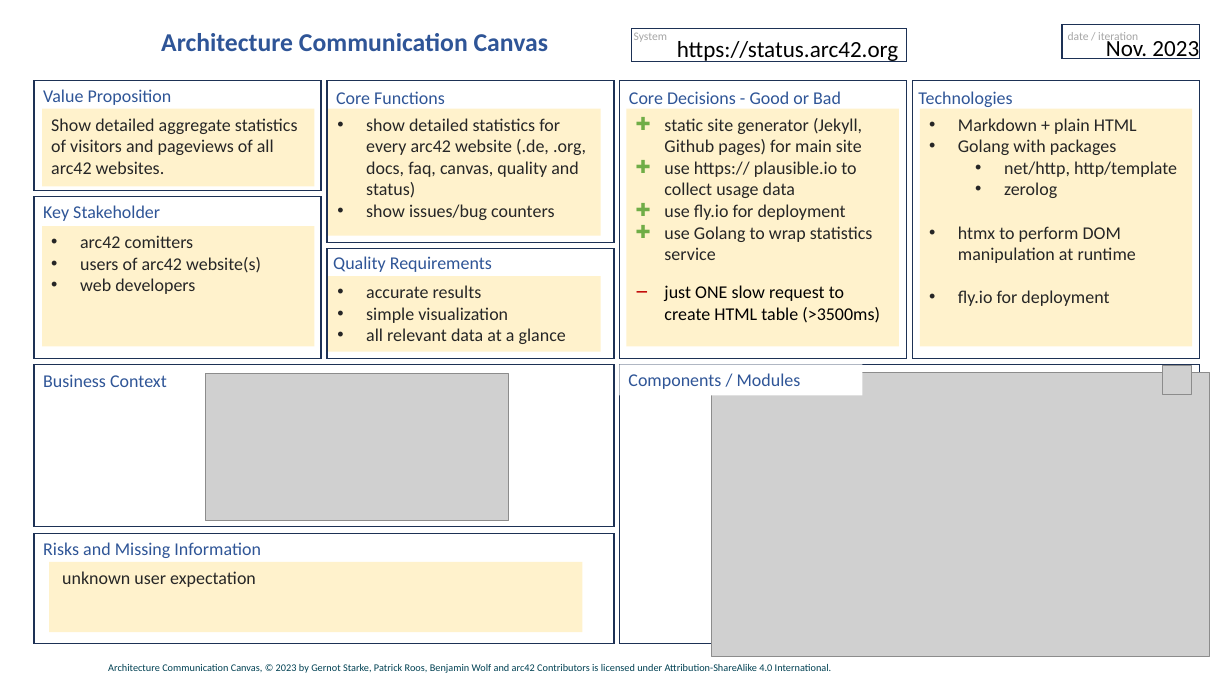
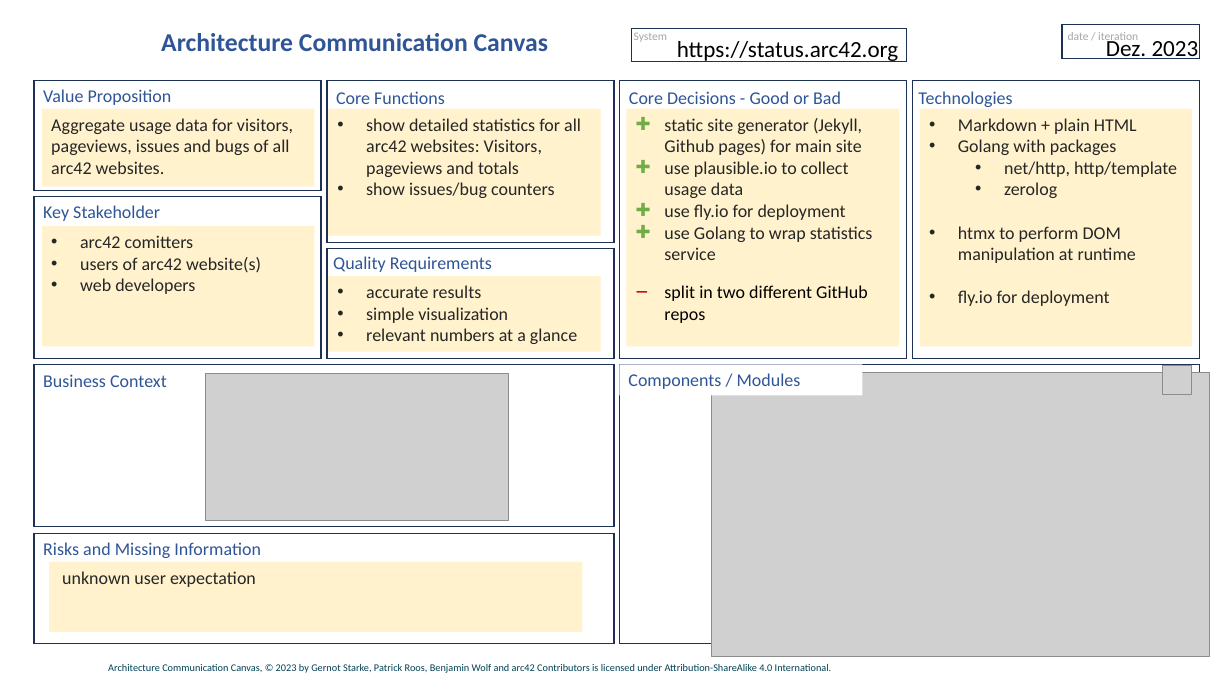
Before and after one commit to arc42/status.arc42.org-site, a slide deck: slide 1 of docs/canvas-status-arc42-org.pptx. Drawn at 1232x693 pixels with LibreOffice and Linux fonts; fonts in the diff are those of the drawing; grey boxes stand for pictures; background and template pictures are left out. Boxes give left, top, right and bottom in pixels: in the first picture for what was removed or moved away, otherwise in the second. Text is boxed around its words. In the diff, an @@ line names an element or a change of style, - is before the commit and + after.

```diff
--- a/docs/canvas-status-arc42-org.pptx
+++ b/docs/canvas-status-arc42-org.pptx
@@ text at (1106,36,1199,59): text changed @@
-Nov. 2023
+Dez. 2023
@@ text in rectangle at (51,118,293,174): text changed @@
-Show detailed aggregate statistics of visitors and pageviews of all arc42 websites.
+Aggregate usage data for visitors, pageviews, issues and bugs of all arc42 websites.
@@ text in rectangle at (366,118,581,177): text changed @@
-• show detailed statistics for every arc42 website (.de, .org, docs, faq, canvas, quality and status)
+• show detailed statistics for all arc42 websites: Visitors, pageviews and totals
@@ text in rectangle at (664,161,849,198): text changed @@
-✚ use https:// plausible.io to collect usage data
+✚ use plausible.io to collect usage data
@@ text at (664,285,868,323): text changed @@
-− just ONE slow request to create HTML table (>3500ms)
+− split in two different GitHub repos
@@ text in rectangle at (366,328,577,344): text changed @@
-• all relevant data at a glance
+• relevant numbers at a glance
```
Also in this commit, not shown: 1 slide added, 3 other files.
